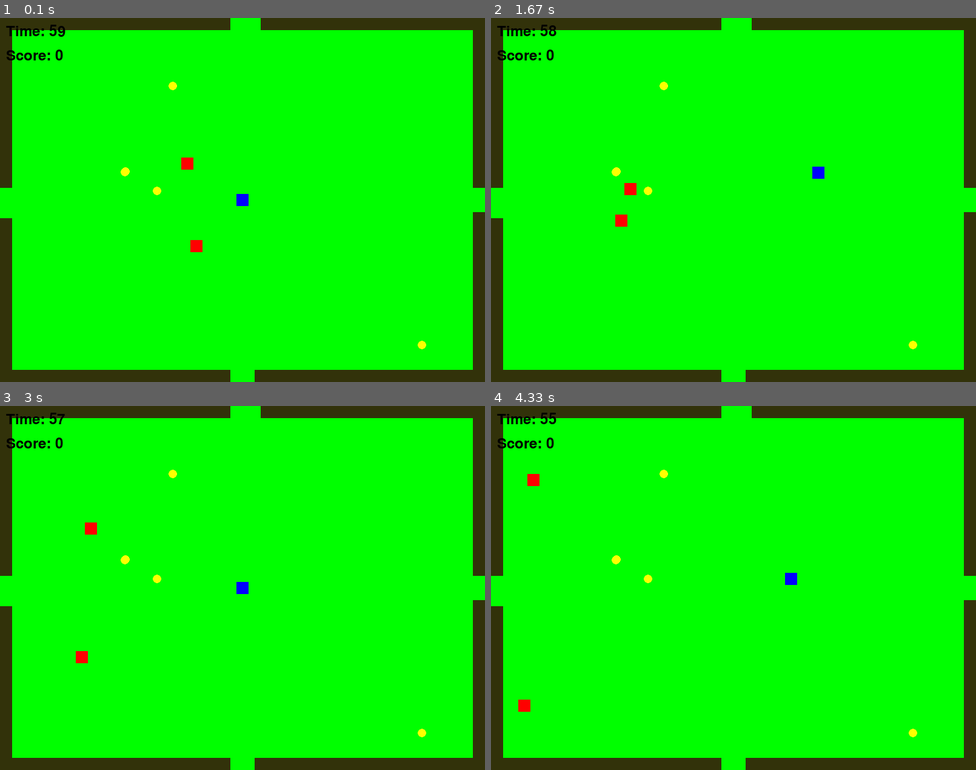
Above: before the commit, frames 1-4 (two rows, left to right).
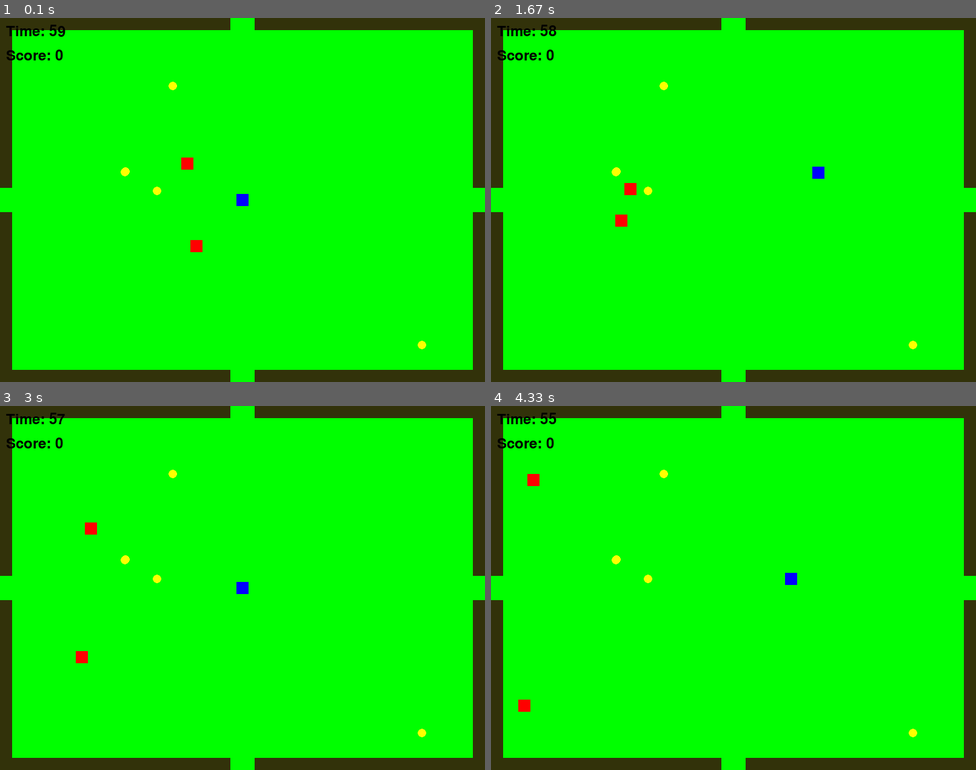
Above: after the commit, the same moments.

Repository: TrentChip38/MazeGame
Game: pygame game, started from pygameMaze7.py
The game is run twice, just before and just after one commit, with the same random seed, the same clock (stepped at 60 frames per second) and the same inputs.
Inputs:
- Up to frame 1 (0.1 s): no input
- Up to frame 2 (1.67 s): hold Right 0.33-0.8 s; hold Up 0.83-1.13 s; hold Right 1.17-1.63 s
- Up to frame 3 (3 s): hold Left 1.67-2.2 s; hold Down 2.23-2.53 s; hold Left 2.57-2.97 s
- Up to frame 4 (4.33 s): hold Up 3-3.37 s; hold Right 3.4-4.03 s; hold Down from 4.07 s (still down)

The runs differ from the first frame. In frame 1, less than 0.1% of the frame differs, in the area x 0-54%, y 0-55%; in frame 2, less than 0.1%; in frame 3, less than 0.1%; in frame 4, less than 0.1%.

Commit message:
Gate size and color based on dict

Diff:
--- a/pygameMaze7.py
+++ b/pygameMaze7.py
@@ -48,7 +48,7 @@
 start_positions = [[390, 290], [50, 50], [50, 50], [50, 50], [50, 50], [50, 50]]
 
 # Levels and Walls
-levels_color = [GREEN, GREY, GREY,GREY,GREY,GREY,GREY,]
+levels_color = [GREEN, (120, 100, 140), GREY,GREY,GREY,GREY,GREY,]
 
 # level_goals = {
 #     f"Goal {i+1}":{
@@ -173,7 +173,7 @@
     # Draw goal
     if current_level == 0:
         for goal in levelZeroGoals.values():
-            goal_rect = pygame.Rect(goal["pos"][0], goal["pos"][1], goal_size, goal_size)
+            goal_rect = pygame.Rect(goal["pos"][0], goal["pos"][1], goal["size"], goal["size"])
             pygame.draw.rect(screen, goal["color"], goal_rect)
     else:
         goal_pos = [WIDTH - 50, HEIGHT - 50]
